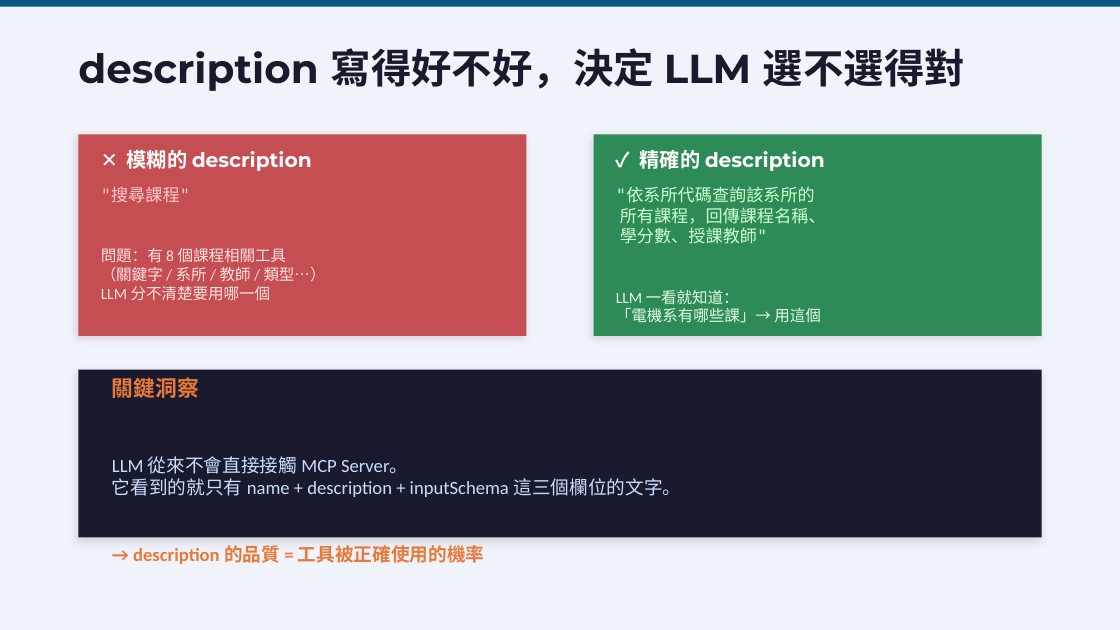
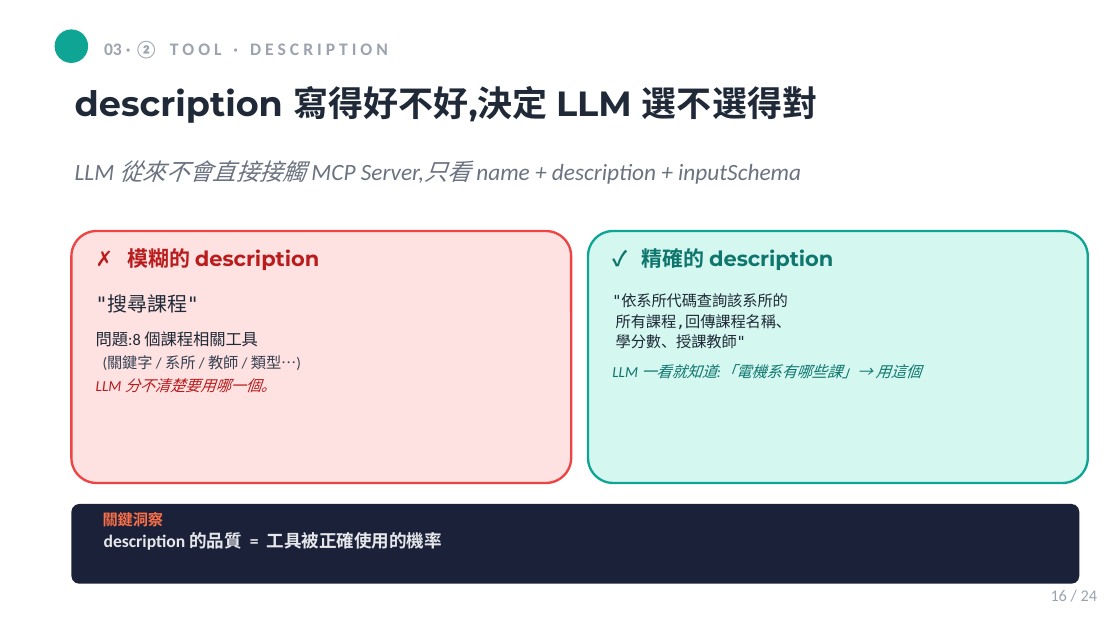
Before and after one commit to mjib007/nchu-mcp-workshop-2026, a slide deck: slide 16 of 02-how-mcp-works.pptx (slide 19 before the commit). Drawn at 1120x630 pixels with LibreOffice and Linux fonts; fonts in the diff are those of the drawing. Boxes give left, top, right and bottom in pixels: in the first picture for what was removed or moved away, otherwise in the second. Text is boxed around its words. In the diff, an @@ line names an element or a change of style, - is before the commit and + after.

```diff
--- a/02-how-mcp-works.pptx
+++ b/02-how-mcp-works.pptx
@@ background #F0F4FA to #FFFFFF @@
@@ rectangle removed at (x1=0, y1=0, x2=1120, y2=7) @@
@@ rectangle added at (x1=0, y1=0, x2=1120, y2=629), fill #FFFFFF @@
@@ ellipse added at (x1=55, y1=29, x2=88, y2=63), fill #0EA594 @@
@@ text added at (x1=104, y1=41, x2=388, y2=58), 11.2 pt, text #9CA3AF, bold @@
+03 · ② T O O L · D E S C R I P T I O N
@@ text "description 寫得好不好,決定 LLM 選不選得對" at (x1=75, y1=86, x2=817, y2=123): vertical alignment middle to top @@
@@ text at (x1=75, y1=86, x2=817, y2=123): text changed; size 26 to 22.5 pt; text colour #1A1A2E to #1F2937 @@
-description 寫得好不好，決定 LLM 選不選得對
+description 寫得好不好,決定 LLM 選不選得對
@@ rectangle removed at (x1=78, y1=134, x2=526, y2=336) @@
@@ rectangle removed at (x1=594, y1=134, x2=1042, y2=336) @@
@@ text added at (x1=75, y1=160, x2=801, y2=184), 15 pt, text #6B7280, italic @@
+LLM 從來不會直接接觸 MCP Server,只看 name + description + inputSchema
@@ rounded rectangle added at (x1=72, y1=231, x2=571, y2=483), fill #FEE2E2, outline #EF4444 1.5 pt @@
@@ rounded rectangle added at (x1=588, y1=231, x2=1088, y2=483), fill #D4F7F0, outline #0EA594 1.5 pt @@
@@ text "✗ 模糊的 description" at (x1=127, y1=245, x2=319, y2=271): vertical alignment middle to top @@
@@ text at (x1=127, y1=245, x2=319, y2=271): text changed; size 13 to 13.5 pt; text colour #FFFFFF to #B91C1C @@
-✕ 模糊的 description
+✗ 模糊的 description
@@ text "✓ 精確的 description" moved from (x1=640, y1=150, x2=825, y2=171) to (x1=642, y1=245, x2=833, y2=271) @@
@@ text "✓ 精確的 description" at (x1=642, y1=245, x2=833, y2=271): size 13 to 13.5 pt, text colour #FFFFFF to #0F766E; vertical alignment middle to top @@
@@ text ""搜尋課程"" moved from (x1=101, y1=188, x2=326, y2=300) to (x1=96, y1=295, x2=301, y2=392) @@
@@ text at (x1=96, y1=295, x2=199, y2=313): size 11 to 12.8 pt, text colour #FFCCCC to #1F2937 in ""搜尋課程""; more space between paragraphs @@
@@ text at (x1=612, y1=293, x2=922, y2=379): text changed; size 11 to 9.8 pt; text colour #CCFFCC to #1F2937 @@
-"依系所代碼查詢該系所的
-所有課程，回傳課程名稱、
-學分數、授課教師"
-LLM 一看就知道：
-「電機系有哪些課」→ 用這個
+"依系所代碼查詢該系所的
+所有課程,回傳課程名稱、
+學分數、授課教師"
+LLM 一看就知道:「電機系有哪些課」→ 用這個
@@ text at (x1=96, y1=331, x2=301, y2=392): text changed; size 10 to 9.8 pt; text colour #FFE0E0 to #374151 @@
-問題：有 8 個課程相關工具
-（關鍵字 / 系所 / 教師 / 類型…）
-LLM 分不清楚要用哪一個
+問題:8 個課程相關工具
+(關鍵字 / 系所 / 教師 / 類型…)
+LLM 分不清楚要用哪一個。
@@ rectangle removed at (x1=78, y1=370, x2=1042, y2=538) @@
@@ rounded rectangle added at (x1=72, y1=504, x2=1080, y2=584), fill #1A2138 @@
@@ text "關鍵洞察" moved from (x1=112, y1=375, x2=682, y2=564) to (x1=103, y1=509, x2=443, y2=550) @@
@@ text at (x1=103, y1=509, x2=164, y2=529): size 14 to 9.8 pt, text colour #E8793A to #FB7048 in "關鍵洞察"; more space between paragraphs @@
@@ text at (x1=104, y1=532, x2=443, y2=550): text changed; size 12 to 11.2 pt; text colour #CADCFC to #E5E7EB; bold on @@
-LLM 從來不會直接接觸 MCP Server。
-它看到的就只有 name + description + inputSchema 這三個欄位的文字。
-→ description 的品質 = 工具被正確使用的機率
+description 的品質 = 工具被正確使用的機率
@@ text added at (x1=1051, y1=590, x2=1097, y2=601), 10.5 pt, text #9CA3AF @@
+16 / 24
```
Also in this commit, not shown: 20 other slides changed, 1 slide added, 9 slides removed, 21 other files.
